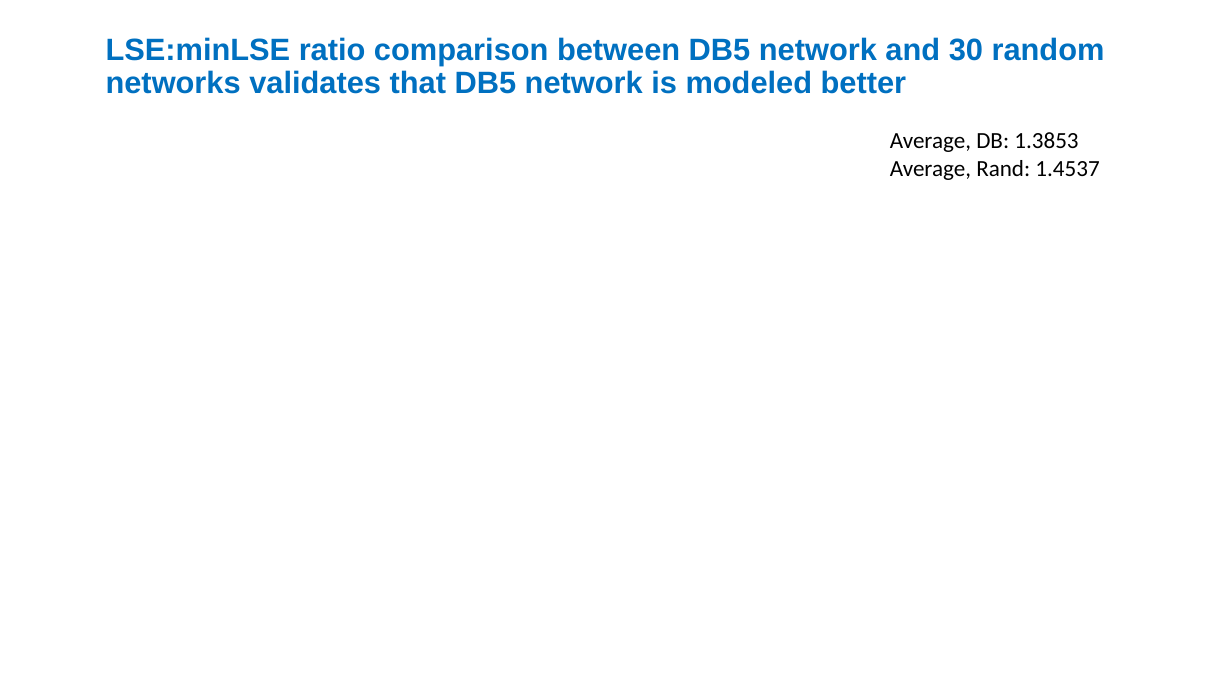
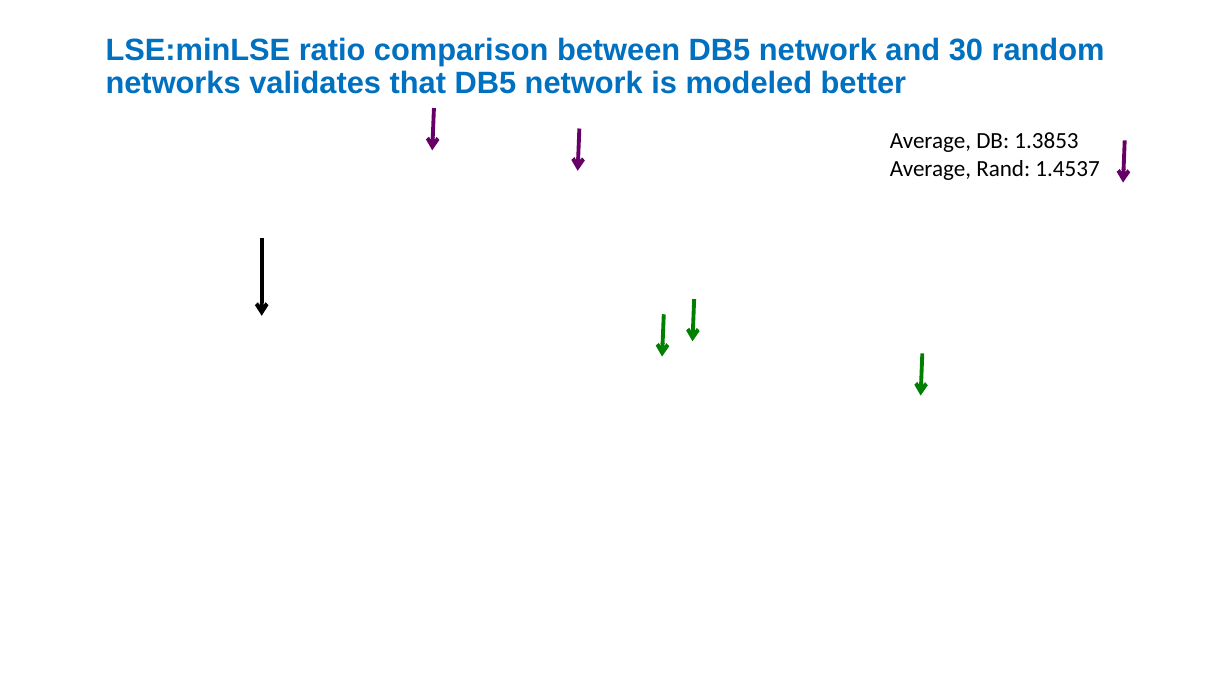
Before and after one commit to kdahlquist/GRNmap, a slide deck: slide 21 of documents/presentations/LMUURS17_NEW.pptx (slide 20 before the commit). Drawn at 1232x693 pixels with LibreOffice and Linux fonts; fonts in the diff are those of the drawing. Boxes give left, top, right and bottom in pixels: in the first picture for what was removed or moved away, otherwise in the second. Text is boxed around its words. In the diff, an @@ line names an element or a change of style, - is before the commit and + after.

Commit message:
Only need to edit one slide
Edit generation of random network slides

```diff
--- a/documents/presentations/LMUURS17_NEW.pptx
+++ b/documents/presentations/LMUURS17_NEW.pptx
@@ arrow added from (434, 108) to (433, 151), #660066 3 pt @@
@@ arrow added from (579, 128) to (578, 171), #660066 3 pt @@
@@ arrow added from (1125, 140) to (1123, 183), #660066 3 pt @@
@@ arrow added from (262, 238) to (262, 316), #000000 3 pt @@
@@ arrow added from (694, 299) to (692, 341), #008000 3 pt @@
@@ arrow added from (664, 314) to (663, 357), #008000 3 pt @@
@@ arrow added from (922, 353) to (921, 396), #008000 3 pt @@
```
Also in this commit, not shown: 4 other slides changed, 2 slides added.
